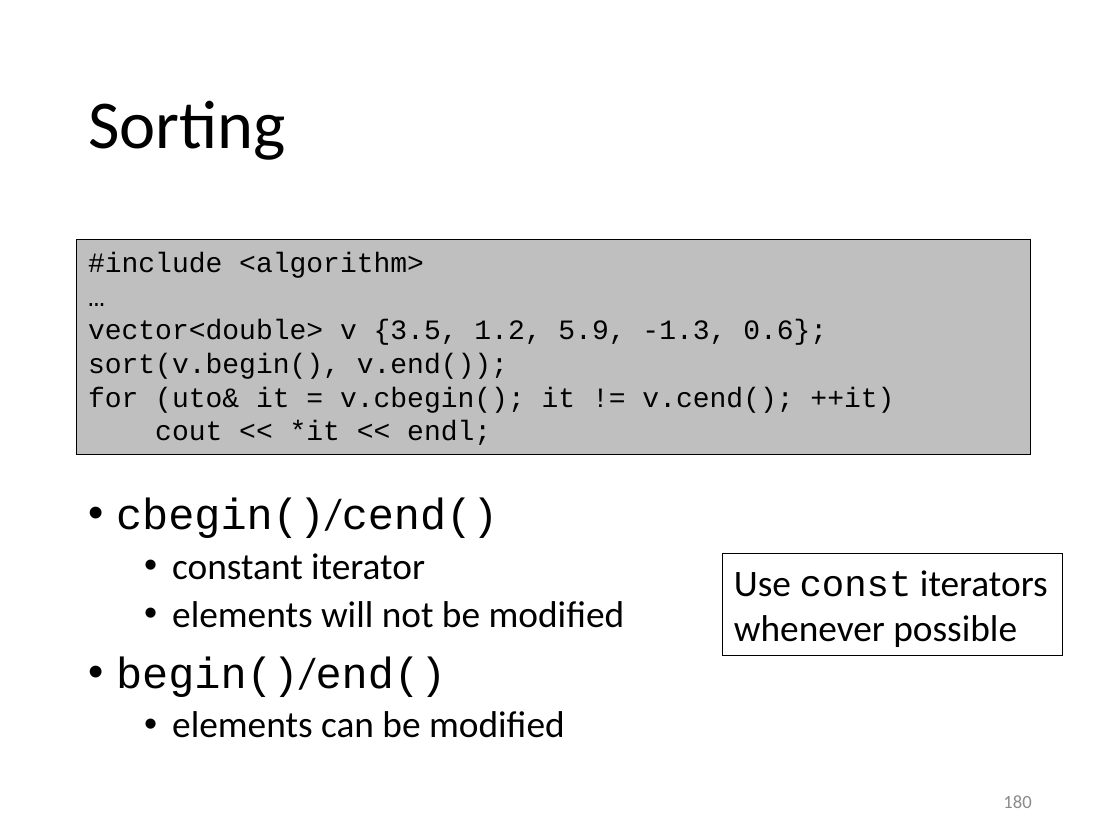
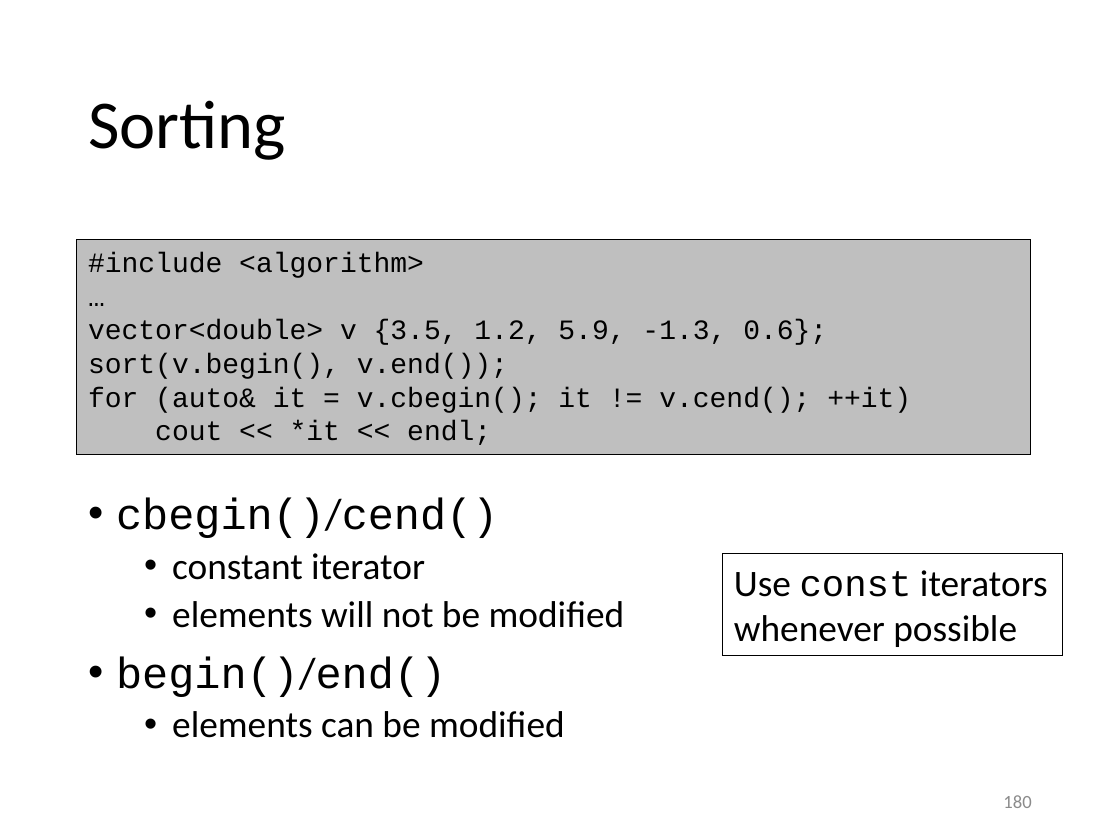
Before and after one commit to gjbex/Scientific-C-plus-plus, a slide deck: slide 180 of scientific_cpp.pptx. Drawn at 1120x840 pixels with LibreOffice and Linux fonts; fonts in the diff are those of the drawing. Boxes give left, top, right and bottom in pixels: in the first picture for what was removed or moved away, otherwise in the second. Text is boxed around its words. In the diff, an @@ line names an element or a change of style, - is before the commit and + after.

Commit message:
Fix typo

```diff
--- a/scientific_cpp.pptx
+++ b/scientific_cpp.pptx
@@ text in rectangle at (88,387,911,413): text changed @@
-for (uto& it = v.cbegin(); it != v.cend(); ++it)
+for (auto& it = v.cbegin(); it != v.cend(); ++it)
```
